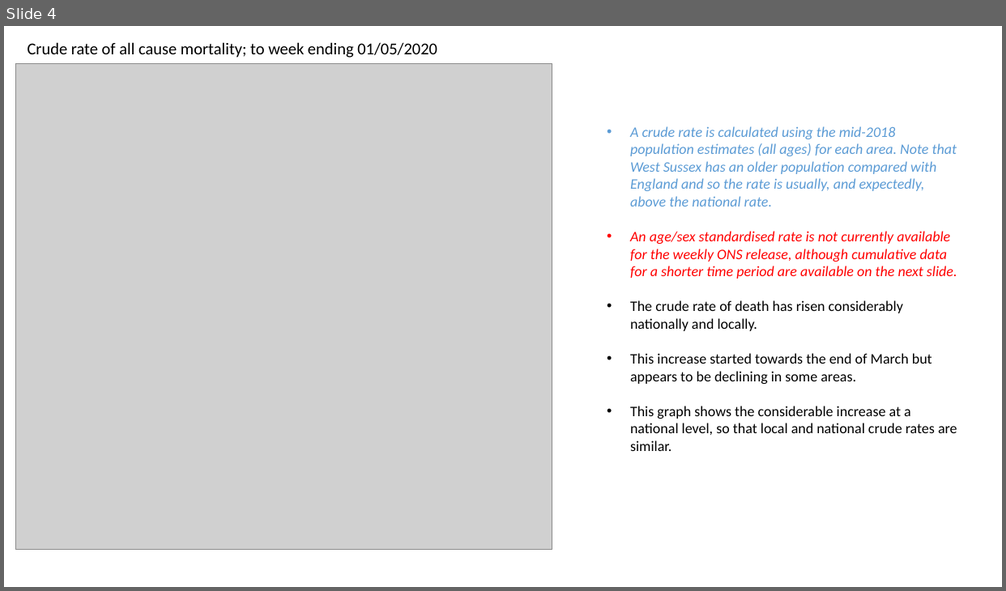
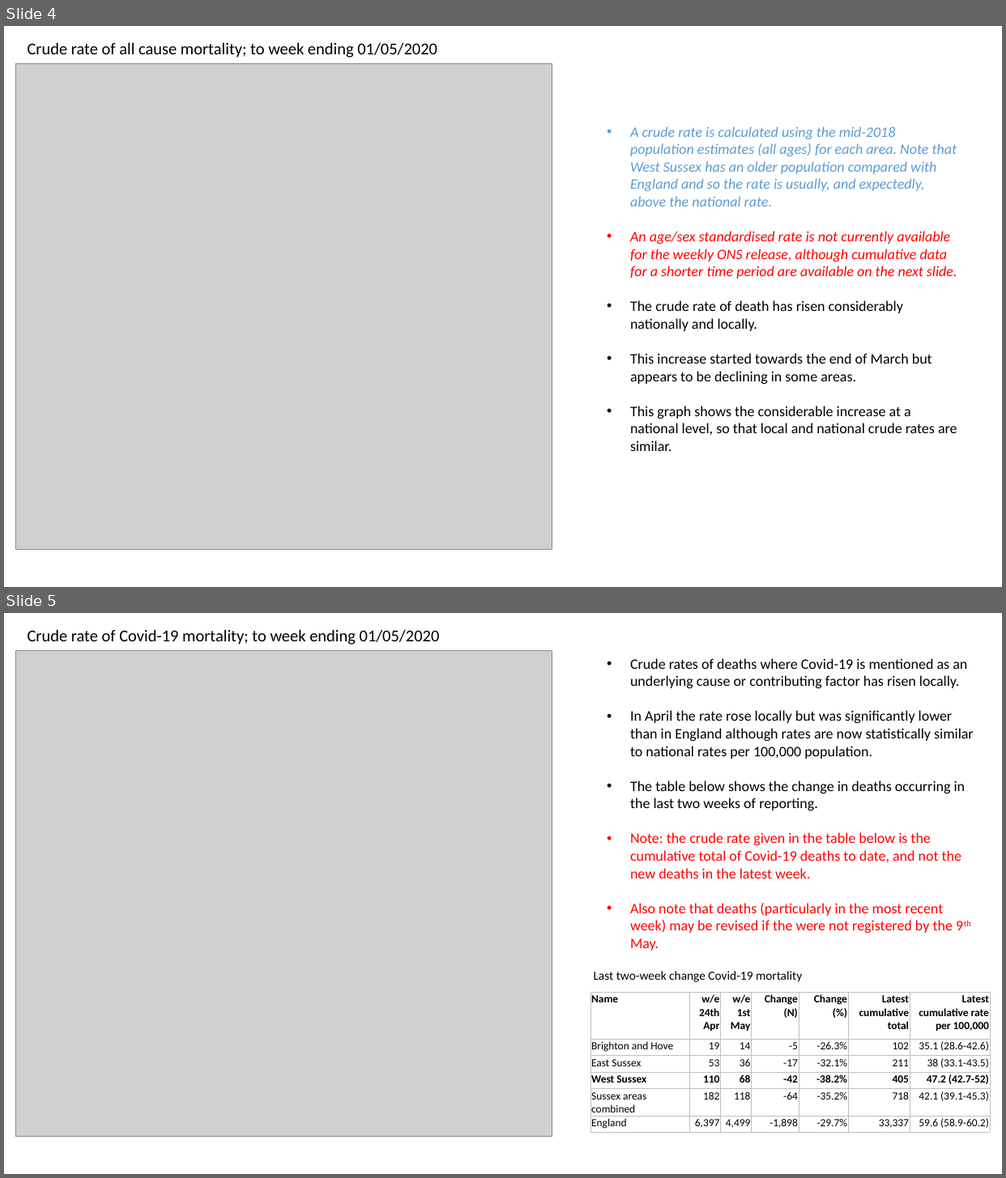
Before and after one commit to psychty/another_covid_repo, a slide deck: Death Slides - West Sussex V1 12 May.pptx. Shown one above the other, each under a label of ours: slide 4 before the commit, slides 4 and 5 after it. The pictures are 1006x591 and 1006x1178 pixels, drawn with LibreOffice and Linux fonts; fonts in the diff are those of the drawing; grey boxes stand for pictures. Boxes give left, top, right and bottom in pixels: in the first picture for what was removed or moved away, otherwise in the second. Text is boxed around its words. In the diff, an @@ line names an element or a change of style, - is before the commit and + after.

```diff
--- a/Death Slides - West Sussex V1 12 May.pptx
+++ b/Death Slides - West Sussex V1 12 May.pptx
@@ slide 5 added at [4, 613, 1002, 1174], background #FFFFFF @@
@@ text added at [27, 629, 440, 645], 16 pt, text #000000 @@
+Crude rate of Covid-19 mortality; to week ending 01/05/2020
@@ picture added at [16, 651, 552, 1137] @@
@@ text added at [630, 658, 974, 951], 14 pt, text #000000 @@
+• Crude rates of deaths where Covid-19 is mentioned as an underlying cause or contributing factor has risen locally.
+• In April the rate rose locally but was significantly lower than in England although rates are now statistically similar to national rates per 100,000 population.
+• The table below shows the change in deaths occurring in the last two weeks of reporting.
+• Note: the crude rate given in the table below is the cumulative total of Covid-19 deaths to date, and not the new deaths in the latest week.
+• Also note that deaths (particularly in the most recent week) may be revised if the were not registered by the 9th May.
@@ text added at [594, 971, 802, 982], 12 pt, text #000000 @@
+Last two-week change Covid-19 mortality
@@ table added at [591, 993, 989, 1132], 6 rows, 7 columns @@
+Name | w/e 24th Apr | w/e 1st May | Change (N) | Change (%) | Latest cumulative total | Latest cumulative rate per 100,000
+Brighton and Hove | 19 | 14 | -5 | -26.3% | 102 | 35.1 (28.6-42.6)
+East Sussex | 53 | 36 | -17 | -32.1% | 211 | 38 (33.1-43.5)
+West Sussex | 110 | 68 | -42 | -38.2% | 405 | 47.2 (42.7-52)
+Sussex areas combined | 182 | 118 | -64 | -35.2% | 718 | 42.1 (39.1-45.3)
+England | 6,397 | 4,499 | -1,898 | -29.7% | 33,337 | 59.6 (58.9-60.2)
```
Also in this commit, not shown: 1 slide changed, 3 other slides added, 1 slide removed, 36 other files.
